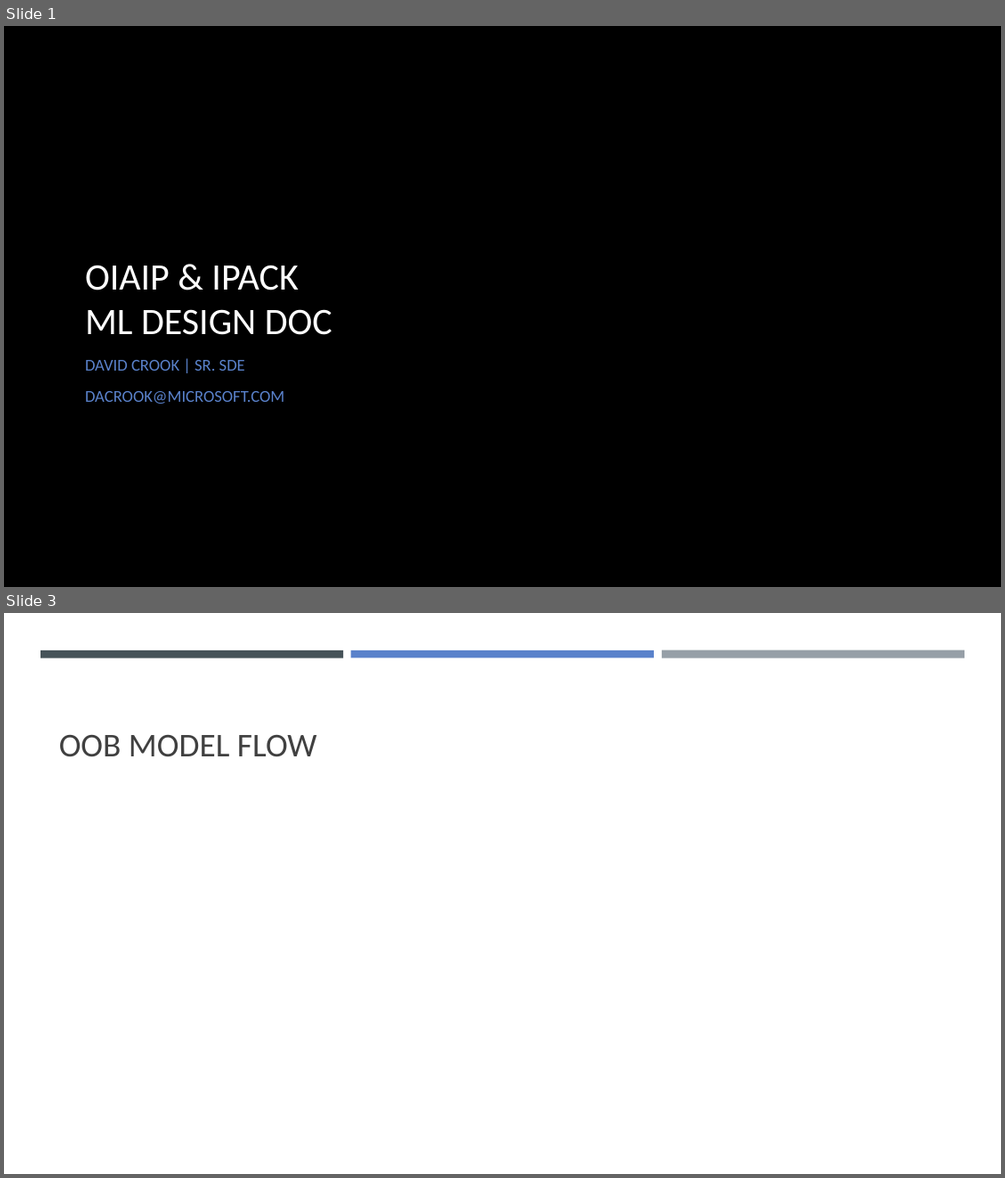
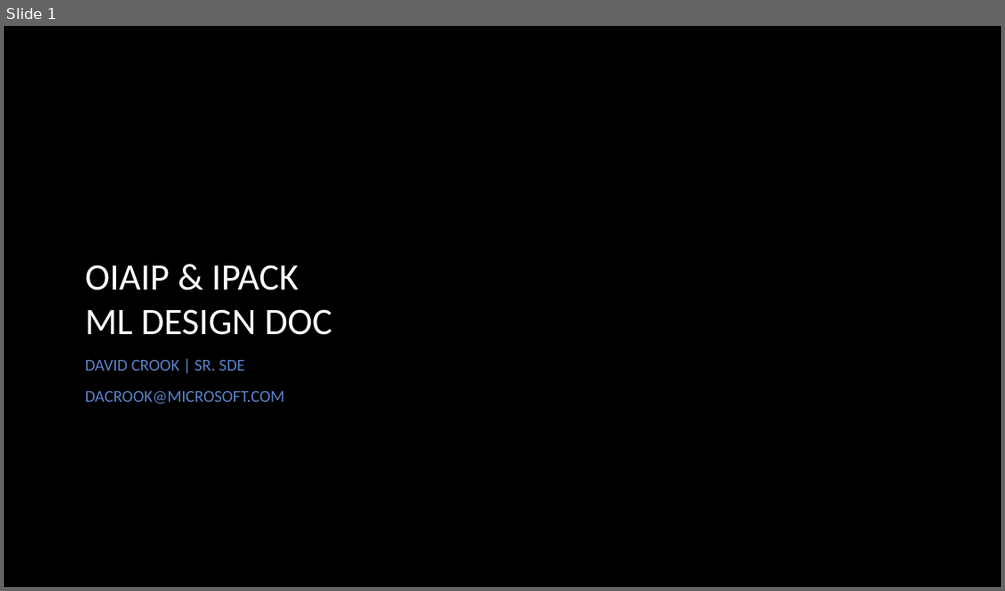
Before and after one commit to drcrook1/oiaip, a slide deck: documentation/design/OiAIP & iPack ML Design Doc.pptx. Shown one above the other, each under a label of ours: slides 1 and 3 before the commit, slide 1 after it; the slides between them are not shown. The pictures are 1005x1178 and 1005x591 pixels, drawn with LibreOffice and Linux fonts; fonts in the diff are those of the drawing; background and template pictures are left out. Boxes give left, top, right and bottom in pixels: in the first picture for what was removed or moved away, otherwise in the second. Text is boxed around its words. In the diff, an @@ line names an element or a change of style, - is before the commit and + after.

```diff
--- a/documentation/design/OiAIP & iPack ML Design Doc.pptx
+++ b/documentation/design/OiAIP & iPack ML Design Doc.pptx
@@ slide 3 removed at box(4, 613, 1001, 1174), background #FFFFFF @@
@@ rectangle removed at box(40, 650, 343, 657) @@
@@ rectangle removed at box(351, 650, 654, 657) @@
@@ rectangle removed at box(662, 650, 964, 658) @@
@@ title removed at box(59, 735, 317, 757) @@
-OOB MODEL FLOW
```
Also in this commit, not shown: 1 slide changed, 3 slides added, 1 other file.
